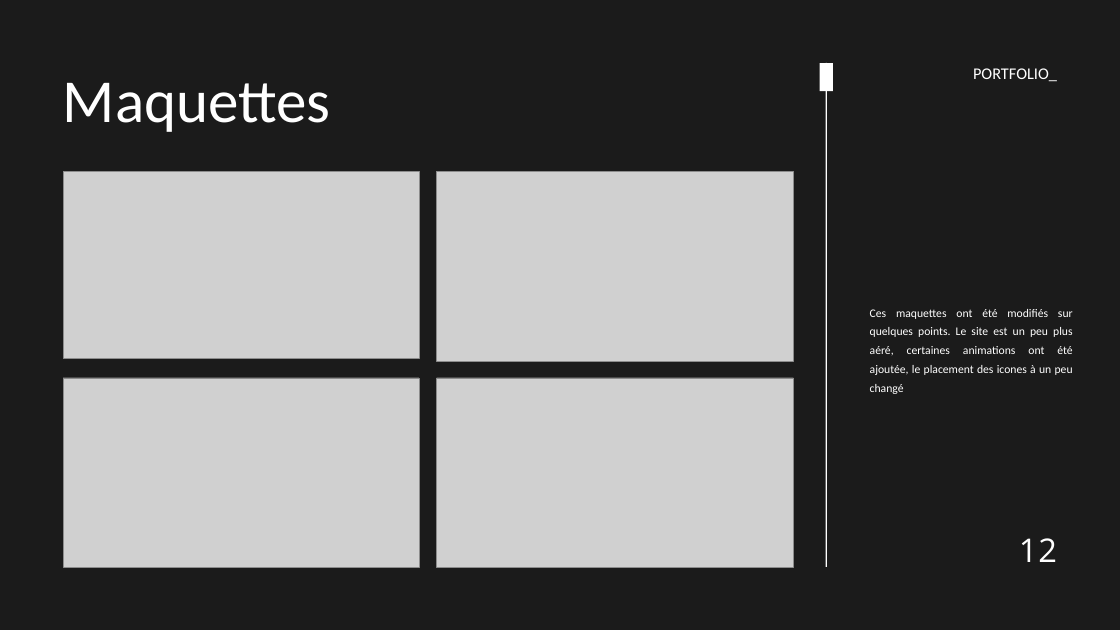
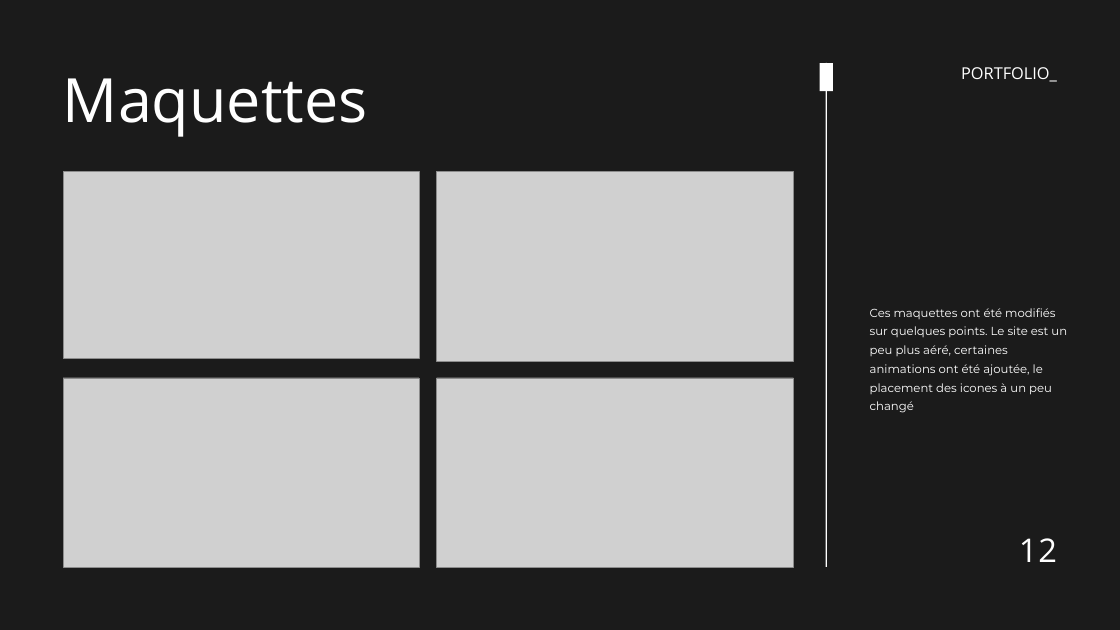
Before and after one commit to Kikuichimonji/Portfolio, a slide deck: slide 12 of Thomas-roess.fr.pptx. Drawn at 1120x630 pixels with LibreOffice and Linux fonts; fonts in the diff are those of the drawing; grey boxes stand for pictures. Boxes give left, top, right and bottom in pixels: in the first picture for what was removed or moved away, otherwise in the second. Text is boxed around its words. In the diff, an @@ line names an element or a change of style, - is before the commit and + after.

```diff
--- a/Thomas-roess.fr.pptx
+++ b/Thomas-roess.fr.pptx
@@ text "Maquettes" at box(63, 78, 368, 137): font Calibri to Open Sans @@
@@ text "PORTFOLIO_" at box(961, 67, 1057, 82): font Calibri to Open Sans @@
@@ text "Ces maquettes ont été modifiés ..." at box(870, 308, 1067, 413): font Calibri to Montserrat; alignment justified to left @@
```
Also in this commit, not shown: 14 other slides changed.
